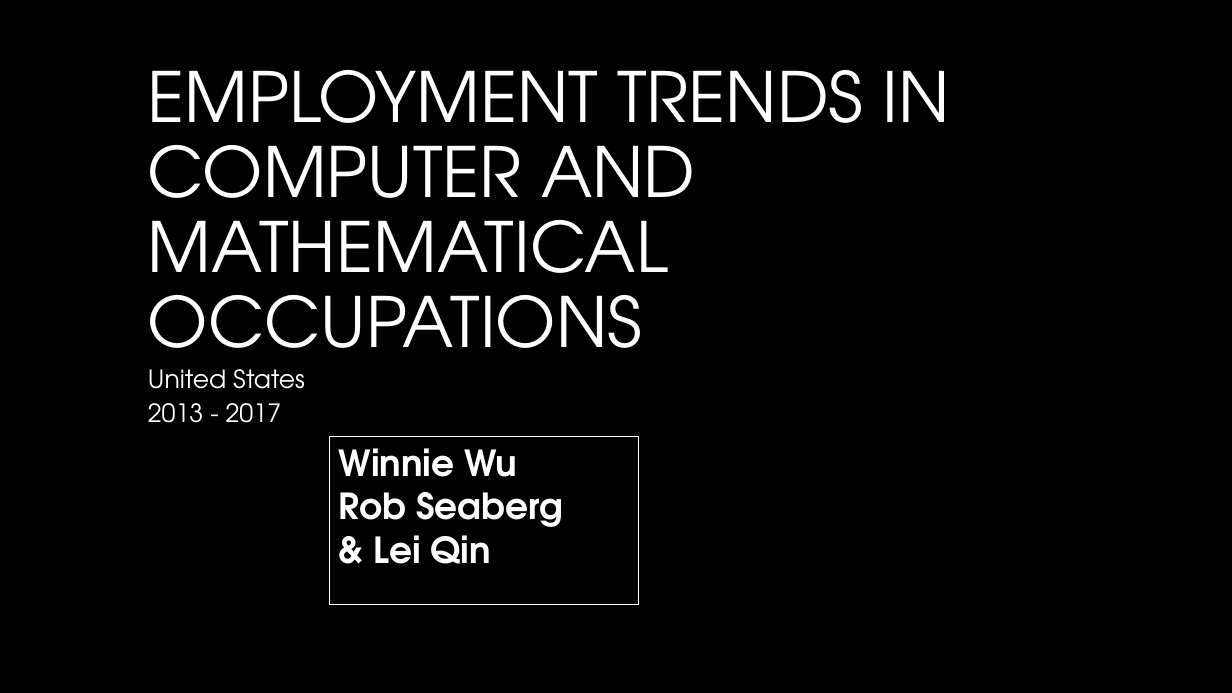
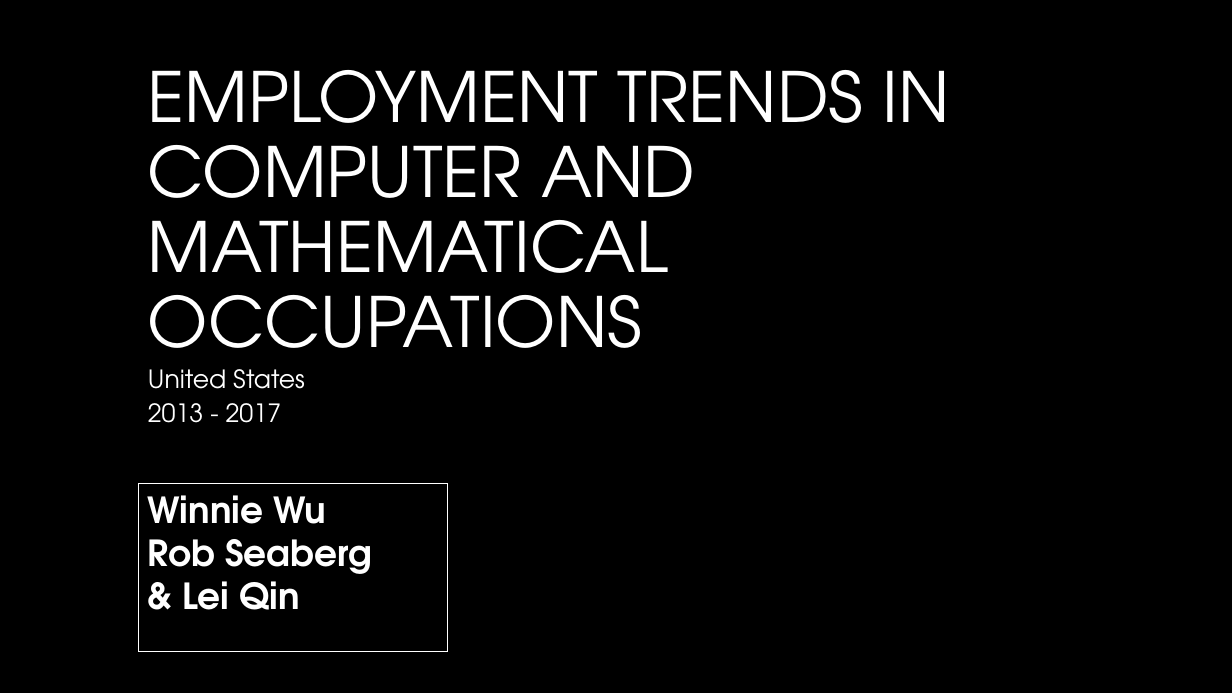
Before and after one commit to WCW789/Project1, a slide deck: slide 1 of Group_5_Presentation.pptx. Drawn at 1232x693 pixels with LibreOffice and Linux fonts; fonts in the diff are those of the drawing; background and template pictures are left out. Boxes give left, top, right and bottom in pixels: in the first picture for what was removed or moved away, otherwise in the second. Text is boxed around its words. In the diff, an @@ line names an element or a change of style, - is before the commit and + after.

```diff
--- a/Group_5_Presentation.pptx
+++ b/Group_5_Presentation.pptx
@@ rectangle "Winnie Wu": place and size @@
-rectangle "Winnie Wu" at <box>330,436,639,604</box>
+rectangle "Winnie Wu" at <box>139,483,447,652</box>
```
Also in this commit, not shown: 9 other slides changed, 1 slide added, 1 other file.
